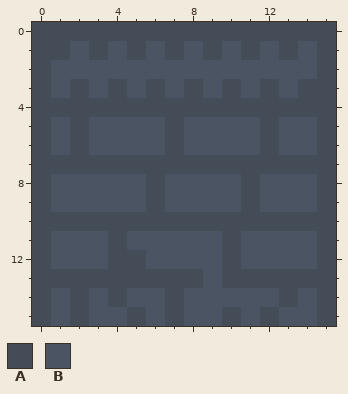
Two versions of one pixel-art file, ase/wall.aseprite. Above is the file before it was changed.
16x16 pixels, 1 frame. Colours within 5 levels of each other are drawn and written as one.
Visible layers, top first: "chisel1", "edges/right", "edges/left", "edges/up", "edges/down", "dither", "base", "Layer 2", "Layer 1".
Palette (. is transparent): A #434c57  B #4a5462
Pixels before, first column x 0:
 0 AAAAAAAAAAAAAAAA
 1 AABABABABABABABA
 2 ABBBBBBBBBBBBBBA
 3 ABABABABABABABAA
 4 AAAAAAAAAAAAAAAA
 5 ABABBBBABBBBABBA
 6 ABABBBBABBBBABBA
 7 AAAAAAAAAAAAAAAA
 8 ABBBBBABBBBABBBA
 9 ABBBBBABBBBABBBA
10 AAAAAAAAAAAAAAAA
11 ABBBABBBBBABBBBA
12 ABBBAABBBBABBBBA
13 AAAAAAAAABAAAAAA
14 ABABABBABBBBBABA
15 ABABBABABBABABBA
And afterwards:
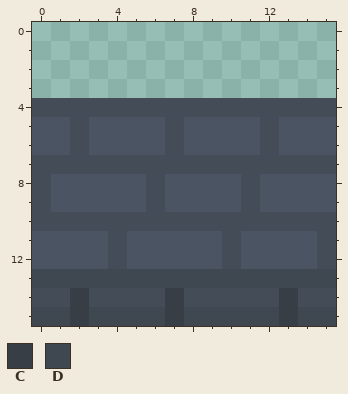
Colours new in this view: C #373e46  D #3f4751
Diff:
layer "base" now hidden
layer "dither" now hidden
layer "edges/up" now hidden
layer "edges/left" now hidden
layer "edges/right" now hidden
layer "chisel1" now hidden
layer "Layer 2" removed
Colour B gives way to colour A in row 14 at x 1, 3, 5 to 6, 8 to 12 and 14.
Colour A gives way to colour B in rows 5 to 6 at x 0 and 15; in rows 8 to 9 at x 15; in row 11 at x 0; in row 12 at x 0 and 5.
Colour A gives way to colour C in row 14 at x 2, 7 and 13; in row 15 at x 2 and 7.
Colour B gives way to colour C in row 15 at x 13.
Colour A gives way to colour D in row 13 at x 0 to 8 and 10 to 15; in row 15 at x 0, 5, 10, 12 and 15.
Colour B gives way to colour D in row 13 at x 9; in row 15 at x 1, 3 to 4, 6, 8 to 9, 11 and 14.
The author cleared colour A in row 0 at x 0 to 15; in row 1 at x 0 to 1, 3, 5, 7, 9, 11, 13 and 15; in row 2 at x 0 and 15; in row 3 at x 0, 2, 4, 6, 8, 10, 12 and 14 to 15.
The author cleared colour B in row 1 at x 2, 4, 6, 8, 10, 12 and 14; in row 2 at x 1 to 14; in row 3 at x 1, 3, 5, 7, 9, 11 and 13.
